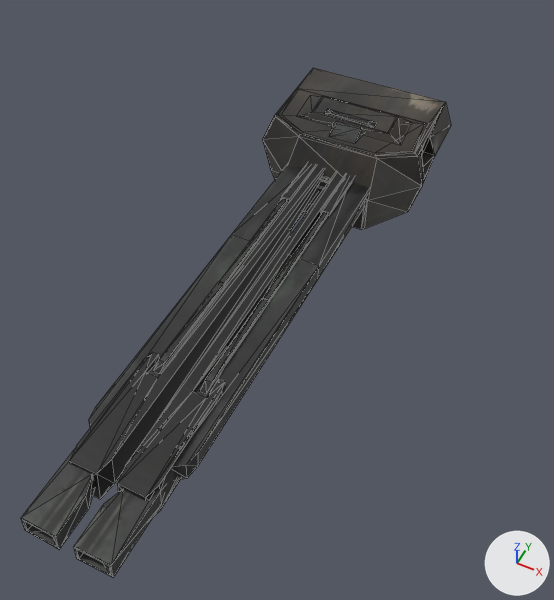
Before and after pictures for a commit that changed the COLLADA model art/meshes/units/tower_tank_2.dae.
Rendered twice from a camera (50 mm lens) standing at (5.61, -15.82, 13.28) and looking at (0.3, -5.2, 0.0). Lighting does not change. The marker at lower right points along +X, +Y and +Z. Mesh edges are drawn as thin lines.

Before the edit, the objects in view are built like this:
```python
me_torreta_003 = bpy.data.meshes.new('torreta.003')
me_torreta_003.from_pydata(...)  # 284 vertices, 507 faces; spans x -2.36..2.17, y -12.5..1.99, z -0.13..1.8
me_torreta_003.materials.append(mat_materiais)  # picture img_tank_png
ob_torre_tank_2 = bpy.data.objects.new('torre_tank_2', me_torreta_003)
ob_torre_tank_2.location = (0.0, 0.0, 0.0)
```
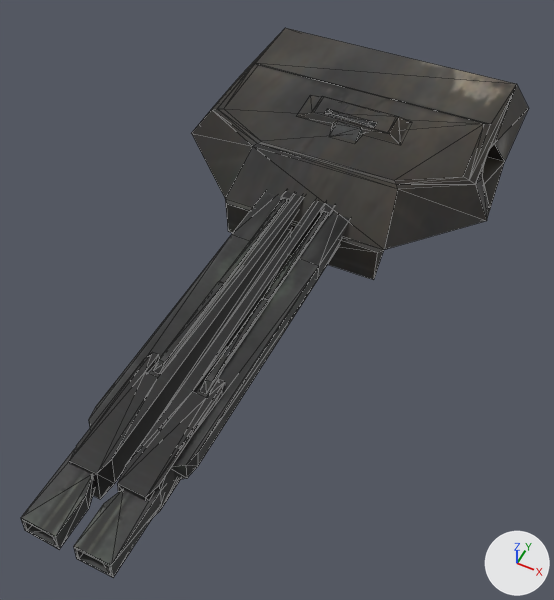
Location of each change, [x1, y1, x2, y2] in pixels of the pictures (554 x 600 px; the box of a moved part takes in the faces that stretch with it):
'torre_tank_2', reshaped (18% wider, 8% taller): before [21, 68, 451, 578]; after [21, 28, 528, 578]
part 1 of me_torreta_003, moved or reshaped: before [262, 68, 451, 230]; after [191, 28, 528, 280]

The edits, one by one:
me_torreta_003 is used by ob_torre_tank_2; location (0.0, 0.0, 0.0).
me_torreta_003 had 284 vertices, 507 faces and spanned x -2.36..2.17, y -12.5..1.99, z -0.13..1.8.
me_torreta_003 now has 283 vertices, 503 faces and spans x -4.26..3.98, y -12.5..3.73, z -0.13..1.8.
Part 1, on me_torreta_003:
11 vertices are removed from x -1.83..1.79, y -1.14..1.93, z -0.13..1.62.
28 faces are deleted.
53 vertices move from x -2.36..2.17, y -2.03..1.99, z -0.13..1.62 to x -4.26..3.98, y -3.56..3.73, z -0.13..1.62.
10 vertices are added at x -3.29..3.14, y -1.95..2.92, z -0.13..1.62.
24 new faces join them.
